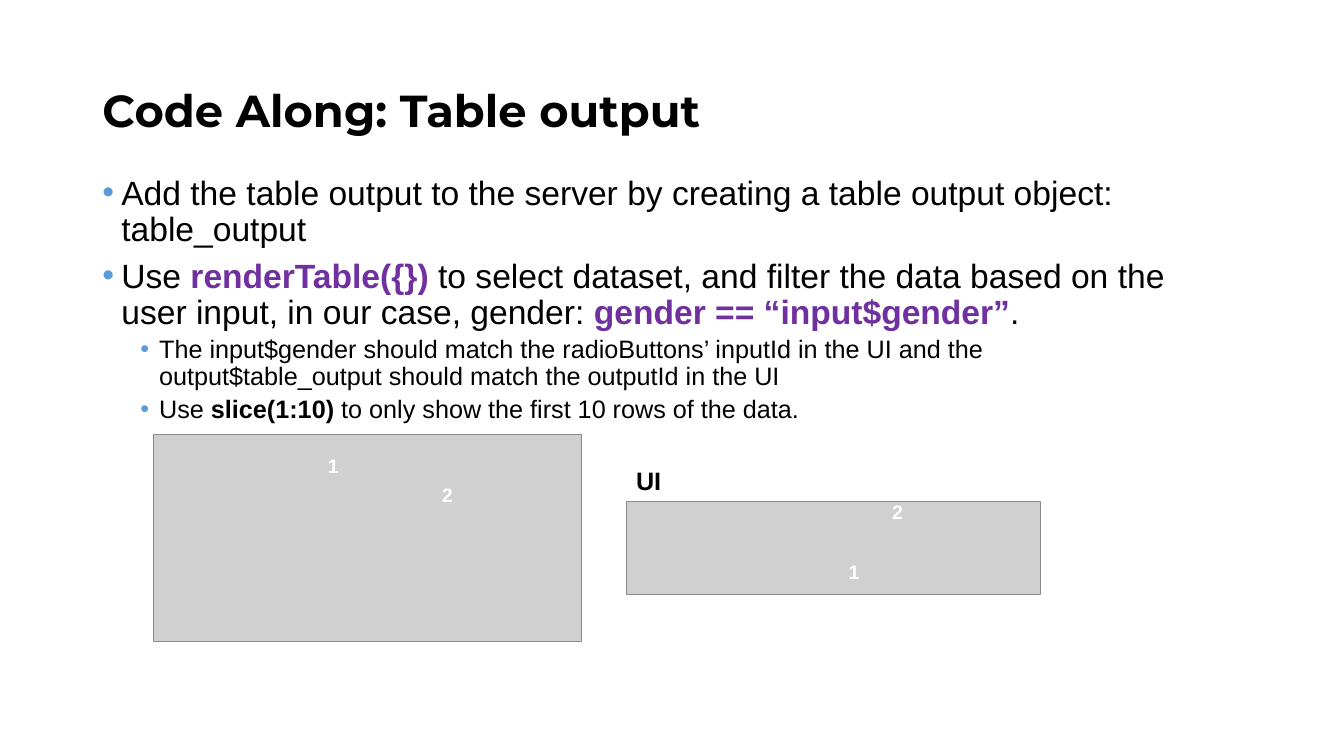
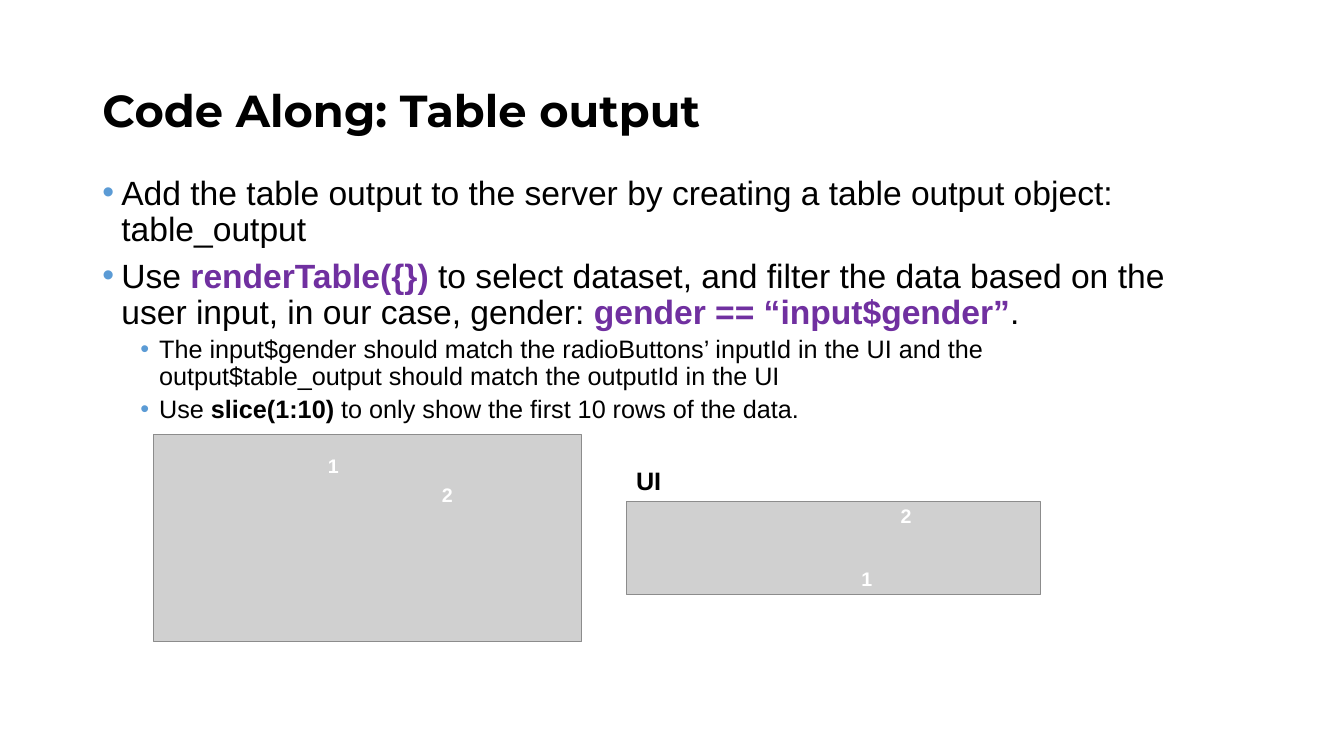
Before and after one commit to Public-Health-Scotland/learn-shiny, a slide deck: slide 18 of Day 1/slides/Shiny_Day_1.pptx. Drawn at 1344x756 pixels with LibreOffice and Linux fonts; fonts in the diff are those of the drawing; grey boxes stand for pictures; background and template pictures are left out. Boxes give left, top, right and bottom in pixels: in the first picture for what was removed or moved away, otherwise in the second. Text is boxed around its words. In the diff, an @@ line names an element or a change of style, - is before the commit and + after.

```diff
--- a/Day 1/slides/Shiny_Day_1.pptx
+++ b/Day 1/slides/Shiny_Day_1.pptx
@@ text "2": place and size @@
-text "2" at (892,506,903,519)
+text "2" at (901,510,912,523)
@@ text "1": place and size @@
-text "1" at (849,566,860,579)
+text "1" at (861,573,872,586)
```
Also in this commit, not shown: 8 other slides changed, 1 other file.
